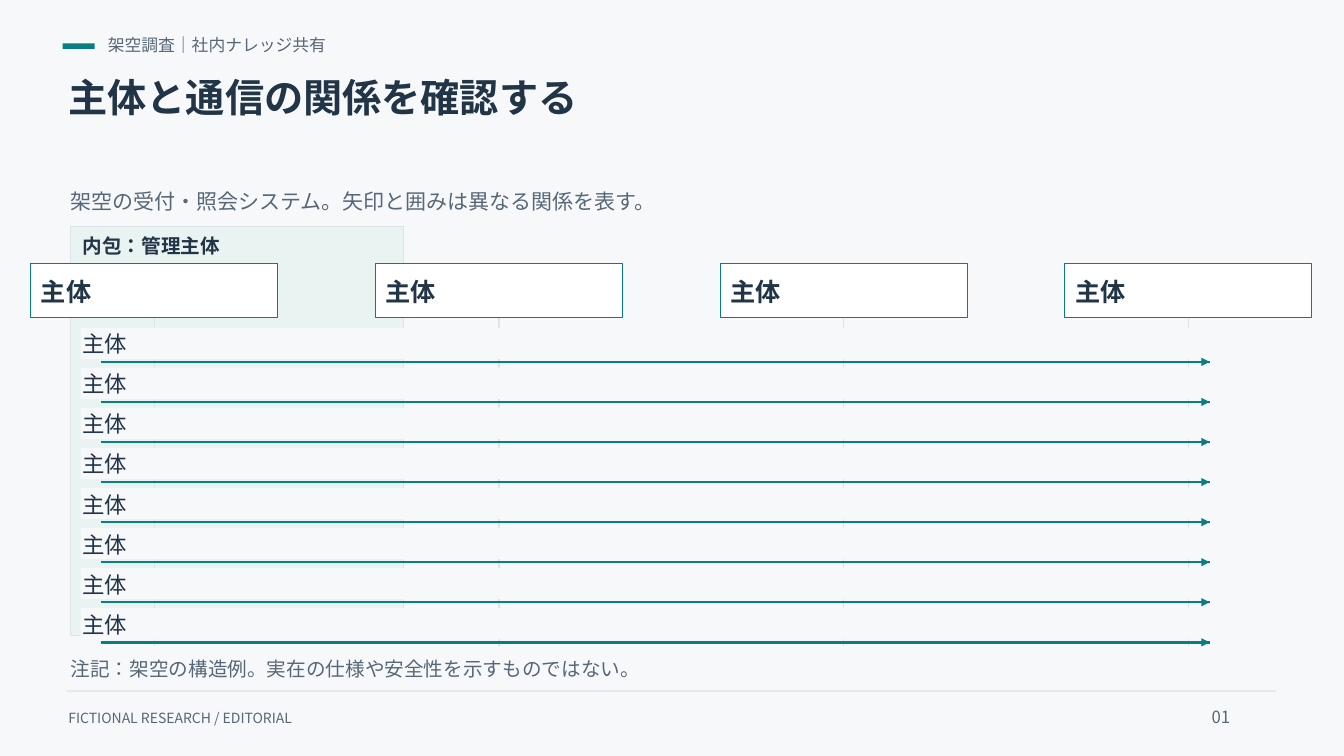
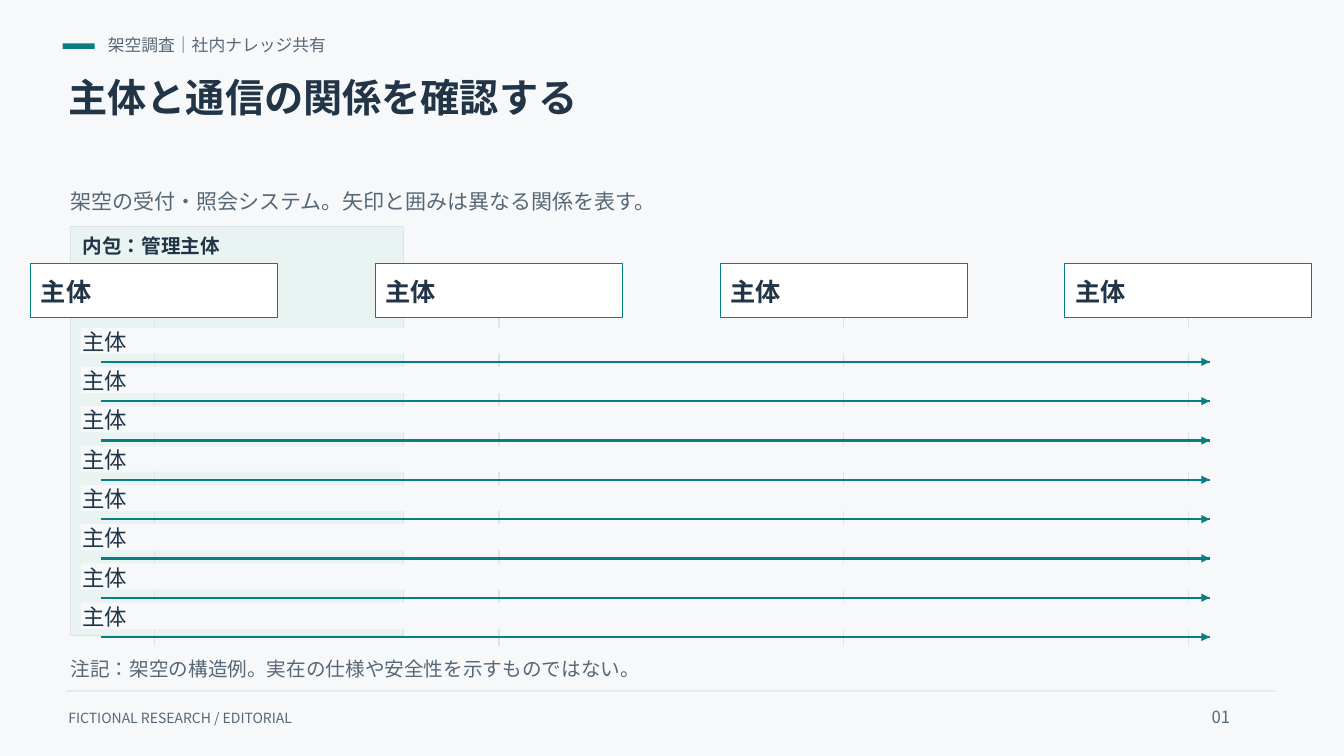
Before and after one commit to check5004/slide-layout-agent, a slide deck: slide 1 of catalog/relations/templates/rel_sequence_4_8_lr.pptx. Drawn at 1344x756 pixels with LibreOffice and Linux fonts; fonts in the diff are those of the drawing. Boxes give left, top, right and bottom in pixels: in the first picture for what was removed or moved away, otherwise in the second. Text is boxed around its words. In the diff, an @@ line names an element or a change of style, - is before the commit and + after.

```diff
--- a/catalog/relations/templates/rel_sequence_4_8_lr.pptx
+++ b/catalog/relations/templates/rel_sequence_4_8_lr.pptx
@@ text "主体" moved from (x1=83, y1=413, x2=128, y2=434) to (x1=83, y1=409, x2=128, y2=430) @@
@@ text "主体" moved from (x1=83, y1=453, x2=128, y2=474) to (x1=83, y1=449, x2=128, y2=470) @@
@@ text "主体" moved from (x1=83, y1=494, x2=128, y2=515) to (x1=83, y1=488, x2=128, y2=509) @@
@@ text "主体" moved from (x1=83, y1=534, x2=128, y2=555) to (x1=83, y1=527, x2=128, y2=548) @@
@@ text "主体" moved from (x1=83, y1=574, x2=128, y2=595) to (x1=83, y1=567, x2=128, y2=588) @@
@@ text "主体" rewrapped from (x1=81, y1=608, x2=1260, y2=639) to (x1=83, y1=606, x2=128, y2=627) @@
@@ 4 lines, 4 arrows moved together from (x1=101, y1=522, x2=1210, y2=642) to (x1=101, y1=519, x2=1210, y2=637) @@
```
Also in this commit, not shown: 47 other files.
